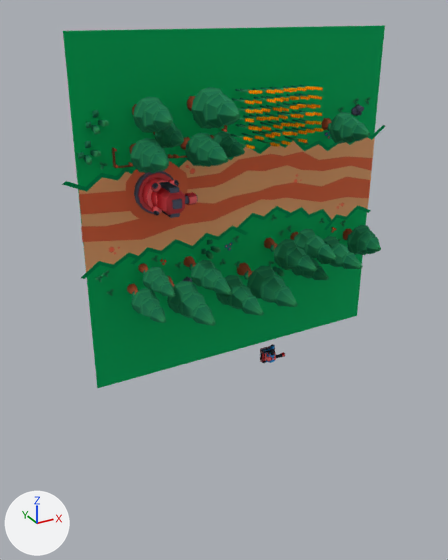
The glTF model res/scene.glb, before and after one commit.
One viewpoint serves both versions: a camera (50 mm lens) standing at (-108.8, -166.5, 115.8) and looking at (-20.5, -5.9, 35.6). The lights are fixed; the arrows at lower left show +X, +Y and +Z.

The first picture shows 'Bordur', 'Circle_tower', 'Dot_2', 'Grass_det2', 'Ground', 'Pole', 'Road', 'Road_line', 'Tower_red', 'Trees'.
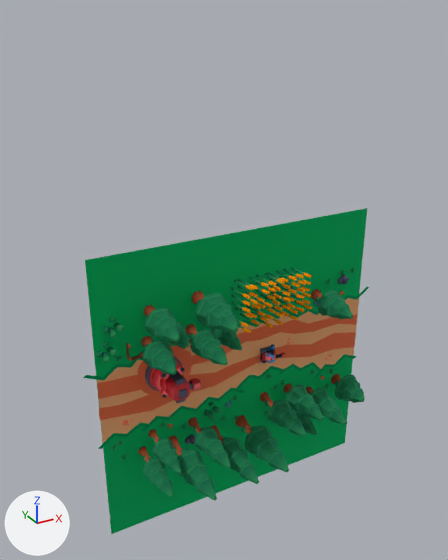
Location of each change, (x1, y1, x2, y2) in pixels of the pictures (448 x 560 px):
'Ground', moved: before (63, 25, 385, 388); after (85, 208, 367, 534)
'Trees', moved: before (127, 87, 381, 326); after (138, 289, 365, 501)
'Road', moved: before (79, 137, 375, 272); after (97, 298, 359, 443)
'Road_line', moved: before (79, 152, 373, 242); after (97, 314, 358, 420)
'Pole', moved: before (231, 85, 323, 149); after (231, 267, 312, 333)
'Bordur', moved: before (62, 125, 385, 279); after (83, 287, 369, 449)
'Tower_red', moved: before (134, 171, 198, 218); after (145, 356, 201, 403)
'Grass_det2', moved: before (78, 97, 371, 296); after (97, 267, 355, 460)
'Circle_tower', moved: before (126, 161, 188, 222); after (138, 346, 192, 396)
'Dot_2', moved: before (109, 165, 344, 254); after (123, 338, 332, 426)

The change, as a diff of the scene's bpy script:
```diff
--- a/res/scene.glb.py
+++ b/res/scene.glb.py
@@ ob_bordur @@
 ob_bordur = bpy.data.objects.new('Bordur', me_bordur)
-ob_bordur.location = (0.0, 0.0, 0.0)
+ob_bordur.location = (0.0, 0.0, -61.8)
@@ ob_ground @@
 ob_ground = bpy.data.objects.new('Ground', me_ground)
-ob_ground.location = (-10.4, 0.1, 57.5)
+ob_ground.location = (-10.4, 0.1, -4.4)
@@ ob_road_line @@
 ob_road_line = bpy.data.objects.new('Road_line', me_road_line)
-ob_road_line.location = (0.0, 0.0, 0.0)
+ob_road_line.location = (0.0, 0.0, -61.8)
@@ ob_road @@
 ob_road = bpy.data.objects.new('Road', me_road)
-ob_road.location = (-10.3, 0.0, 60.4)
+ob_road.location = (-10.3, 0.0, -1.5)
@@ ob_trees @@
 ob_trees = bpy.data.objects.new('Trees', me_trees)
-ob_trees.location = (-7.7, 0.0, 62.6)
+ob_trees.location = (-7.7, 0.0, 0.8)
@@ ob_grass_det2 @@
 ob_grass_det2 = bpy.data.objects.new('Grass_det2', me_grass_det2)
-ob_grass_det2.location = (-3.3, -0.2, 42.3)
+ob_grass_det2.location = (-3.3, -0.2, -19.6)
@@ ob_pole @@
 ob_pole = bpy.data.objects.new('Pole', me_pole)
-ob_pole.location = (-4.7, -3.2, 84.3)
+ob_pole.location = (-4.7, -3.2, 22.4)
@@ ob_circle_tower @@
 ob_circle_tower = bpy.data.objects.new('Circle_tower', me_circle_tower)
-ob_circle_tower.location = (-40.0, -0.1, 66.0)
+ob_circle_tower.location = (-40.0, -0.1, 4.1)
@@ ob_tower_red @@
 ob_tower_red = bpy.data.objects.new('Tower_red', me_tower_red)
-ob_tower_red.location = (-39.7, -9.4, 66.2)
+ob_tower_red.location = (-39.7, -9.4, 4.4)
@@ ob_dot_2 @@
 ob_dot_2 = bpy.data.objects.new('Dot_2', me_dot_2)
-ob_dot_2.location = (-12.2, -0.1, 60.7)
+ob_dot_2.location = (-12.2, -0.1, -1.1)
```
